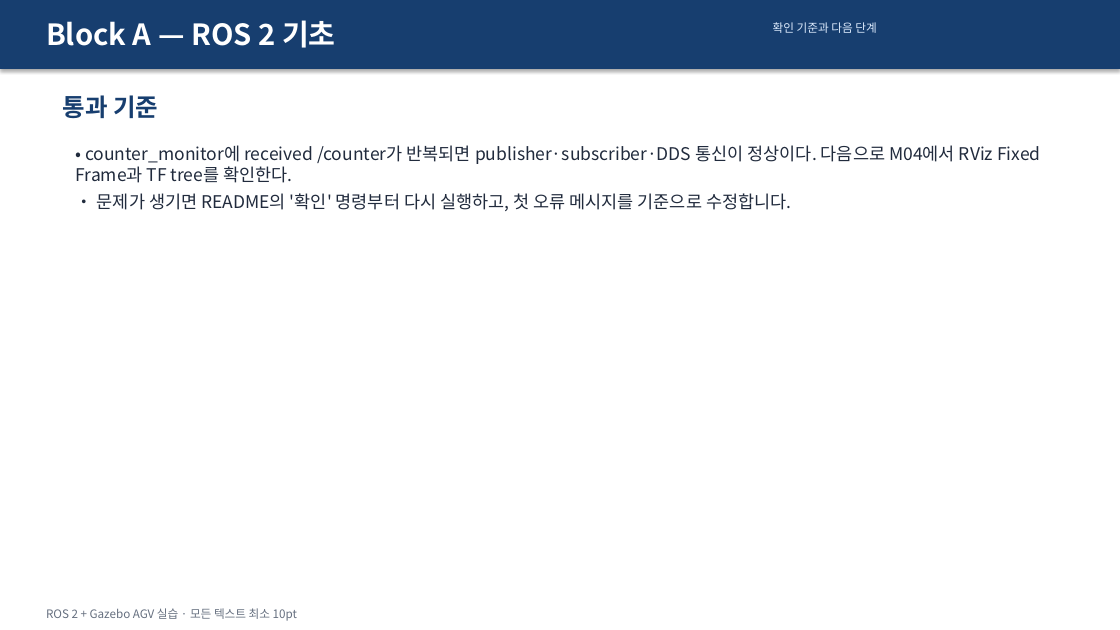
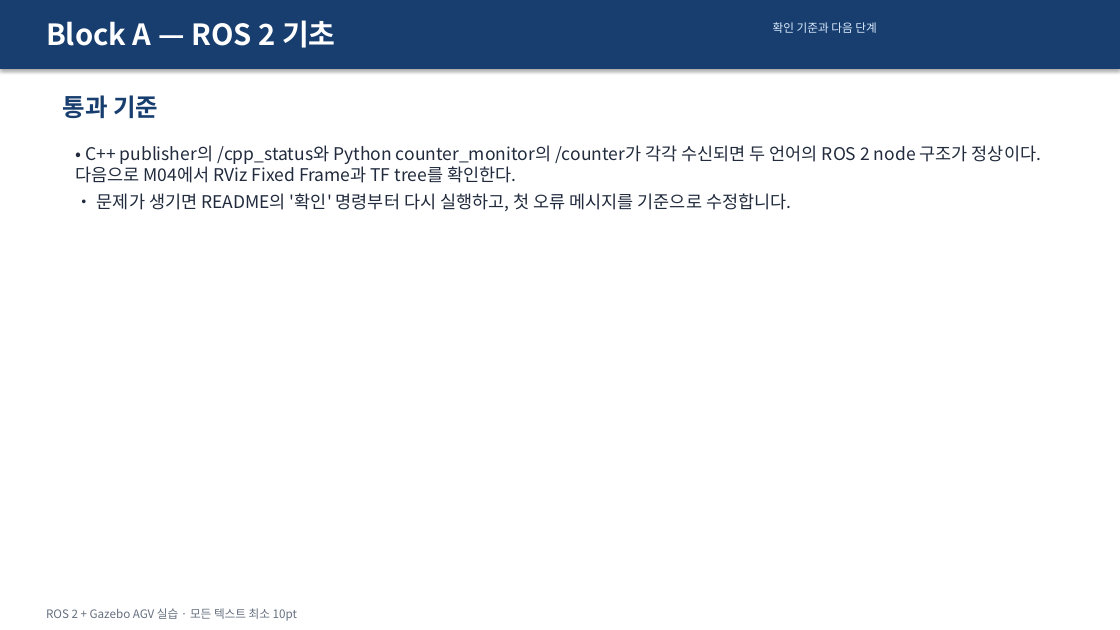
Before and after one commit to choimagon/ros2_curri, a slide deck: slide 8 of blocks/A_ros2_basics/Block_A_실습결과_명령어.pptx (slide 6 before the commit). Drawn at 1120x630 pixels with LibreOffice and Linux fonts; fonts in the diff are those of the drawing. Boxes give left, top, right and bottom in pixels: in the first picture for what was removed or moved away, otherwise in the second. Text is boxed around its words. In the diff, an @@ line names an element or a change of style, - is before the commit and + after.

```diff
--- a/blocks/A_ros2_basics/Block_A_실습결과_명령어.pptx
+++ b/blocks/A_ros2_basics/Block_A_실습결과_명령어.pptx
@@ text at (x1=75, y1=145, x2=1041, y2=183): text changed @@
-• counter_monitor에 received /counter가 반복되면 publisher·subscriber·DDS 통신이 정상이다. 다음으로 M04에서 RViz Fixed Frame과 TF tree를 확인한다.
+• C++ publisher의 /cpp_status와 Python counter_monitor의 /counter가 각각 수신되면 두 언어의 ROS 2 node 구조가 정상이다. 다음으로 M04에서 RViz Fixed Frame과 TF tree를 확인한다.
```
Also in this commit, not shown: 3 other slides changed, 2 slides added, 23 other files.
